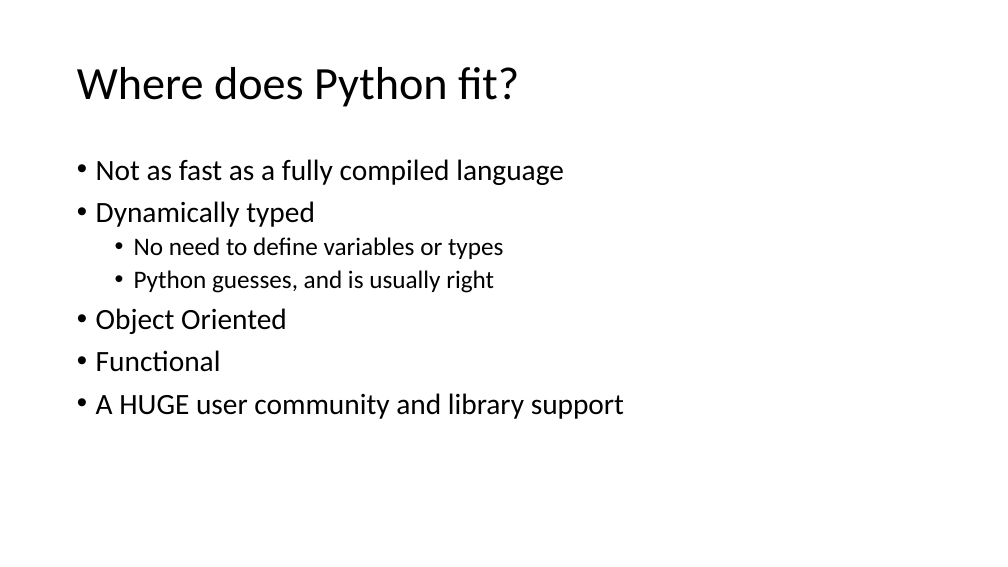
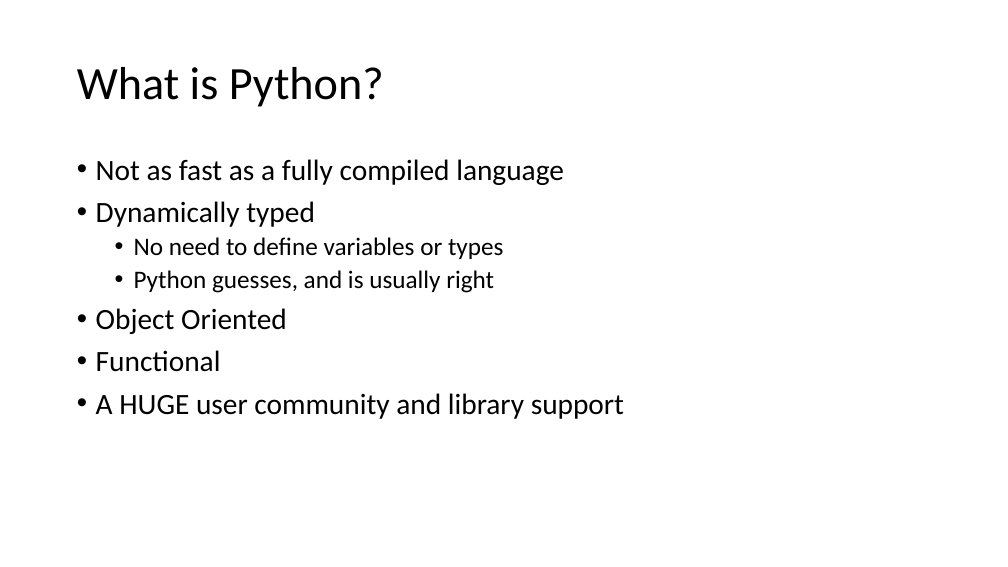
Before and after one commit to LimnoTech/Python-Data-Analysis-Course, a slide deck: slide 10 of Day1/IntroToPython/IntroToPython.pptx. Drawn at 1008x567 pixels with LibreOffice and Linux fonts; fonts in the diff are those of the drawing. Boxes give left, top, right and bottom in pixels: in the first picture for what was removed or moved away, otherwise in the second. Text is boxed around its words. In the diff, an @@ line names an element or a change of style, - is before the commit and + after.

```diff
--- a/Day1/IntroToPython/IntroToPython.pptx
+++ b/Day1/IntroToPython/IntroToPython.pptx
@@ title at <box>77,67,384,107</box>: text changed @@
-Where does Python fit?
+What is Python?
```
Also in this commit, not shown: 8 other slides changed, 1 slide added, 2 other files.
